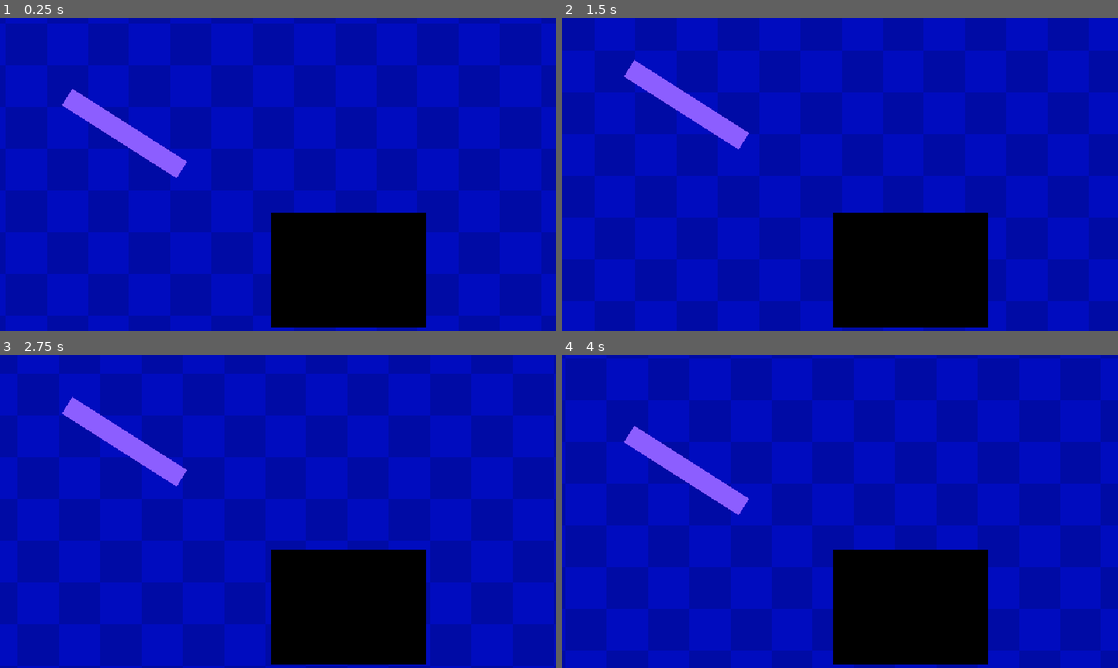
Above: before the commit, frames 1-4 (two rows, left to right).
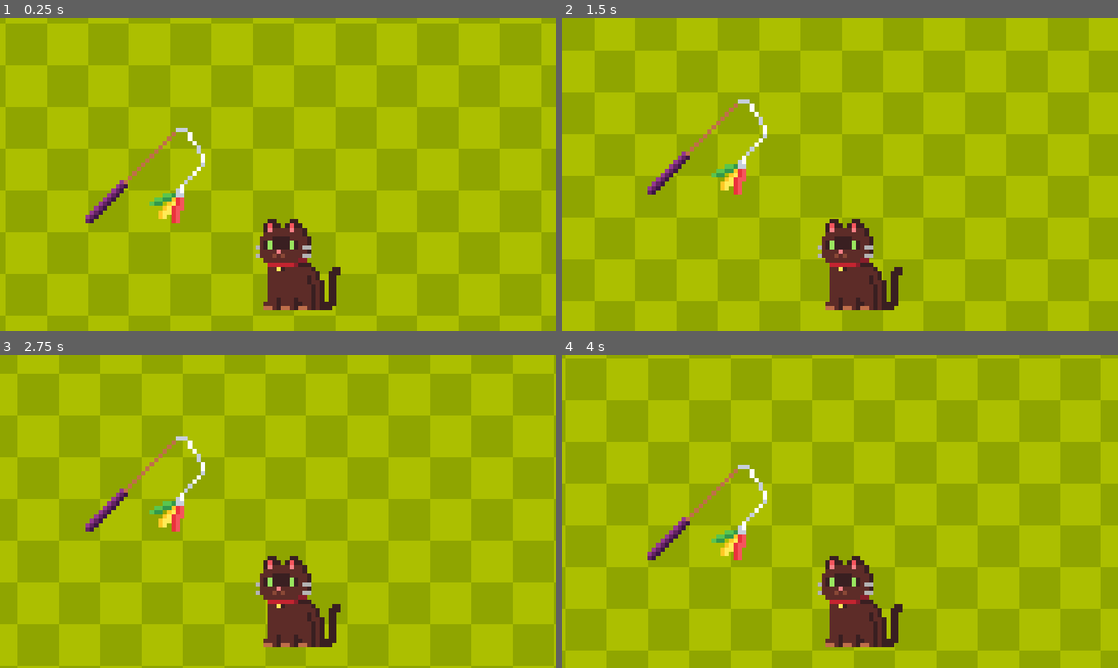
Above: after the commit, the same moments.

Repository: EthanPlant/LD56
Game: Godot game, scene res://scenes/minigames/play_with/play_with.tscn
Same seed, same stepped clock (60 frames per second), same inputs: the game is played once before the commit and once after it. This scene is started directly instead of the project's main scene.
Inputs (mouse positions are in pixels of both pictures, inside the frame that each line leads up to):
- Up to frame 1 (0.25 s): no input
- Up to frame 2 (1.5 s): move the mouse to (962, 158) at 0.52 s; hold Right (ui_right) 0.53-1.28 s; click (962, 158) at 0.6 s; move the mouse to (728, 190) at 1.27 s; hold Left (ui_left) from 1.28 s (still down); tap S (move_wand) at 1.35 s
- Up to frame 3 (2.75 s): move the mouse to (333, 442) at 2.02 s; release Left (ui_left) at 2.03 s; hold Right (ui_right) from 2.03 s (still down); click (333, 442) at 2.1 s
- Up to frame 4 (4 s): move the mouse to (812, 574) at 2.77 s; tap S (move_wand) at 2.85 s; click (812, 574) at 2.92 s; move the mouse to (1006, 558) at 3.52 s; release Right (ui_right) at 3.53 s; hold Left (ui_left) from 3.53 s (still down); click (1006, 558) at 3.6 s

The runs differ from the first frame. In frame 1, 100% of the frame differs, in the area x 0-100%, y 0-100%; in frame 2, 100%; in frame 3, 100%; in frame 4, 100%.

Commit message:
play with textures

Diff:
--- a/scenes/minigames/play_with/play_with.tscn
+++ b/scenes/minigames/play_with/play_with.tscn
@@ -1,11 +1,13 @@
-[gd_scene load_steps=7 format=3 uid="uid://8ikwhb3o314h"]
+[gd_scene load_steps=9 format=3 uid="uid://8ikwhb3o314h"]
 
 [ext_resource type="Script" path="res://scripts/minigames/play_with/play_with.gd" id="1_4m4m6"]
 [ext_resource type="Shader" path="res://assets/shaders/background.gdshader" id="2_20mcw"]
 [ext_resource type="Texture2D" uid="uid://bmos3rgsfwyxp" path="res://assets/textures/background.png" id="3_hp3l2"]
+[ext_resource type="Texture2D" uid="uid://ba7nnc0pswtvm" path="res://assets/textures/play_with/wand.png" id="4_4o5ch"]
+[ext_resource type="Texture2D" uid="uid://7cqbcv0kq0v5" path="res://assets/textures/play_with/cat.png" id="4_vg8su"]
 
 [sub_resource type="Gradient" id="Gradient_skkk4"]
-colors = PackedColorArray(0, 0.0433333, 0.65, 1, 0, 0.05, 0.75, 1)
+colors = PackedColorArray(0.563333, 0.65, 0, 1, 0.675, 0.75, 0, 1)
 
 [sub_resource type="GradientTexture1D" id="GradientTexture1D_xl6my"]
 gradient = SubResource("Gradient_skkk4")
@@ -30,17 +32,12 @@
 offset_bottom = 375.0
 texture = ExtResource("3_hp3l2")
 
-[node name="ColorRect2" type="ColorRect" parent="."]
-offset_left = 316.0
-offset_top = 224.0
-offset_right = 496.0
-offset_bottom = 356.0
-color = Color(0, 0, 0, 1)
+[node name="Cat" type="Sprite2D" parent="."]
+position = Vector2(347.234, 176)
+scale = Vector2(5, 5)
+texture = ExtResource("4_vg8su")
 
-[node name="Wand" type="ColorRect" parent="."]
-offset_left = 72.0
-offset_top = 100.0
-offset_right = 95.0
-offset_bottom = 258.0
-rotation = -1.00785
-color = Color(0.54942, 0.369326, 1, 1)
+[node name="Wand" type="Sprite2D" parent="."]
+position = Vector2(259.16, 76)
+scale = Vector2(5, 5)
+texture = ExtResource("4_4o5ch")
Binary file added: assets/textures/play_with/cat.png
Not shown, added: assets/textures/play_with/cat.png.import
Binary file added: assets/textures/play_with/wand.png
Not shown, added: assets/textures/play_with/wand.png.import
